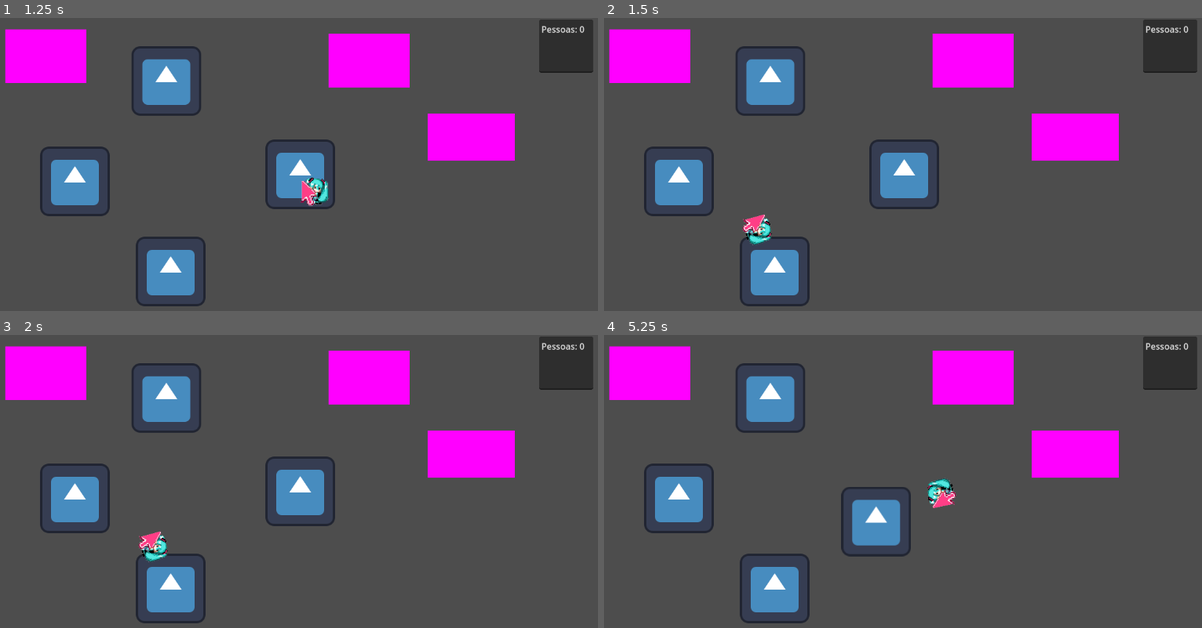
Above: before the commit, frames 1-4 (two rows, left to right).
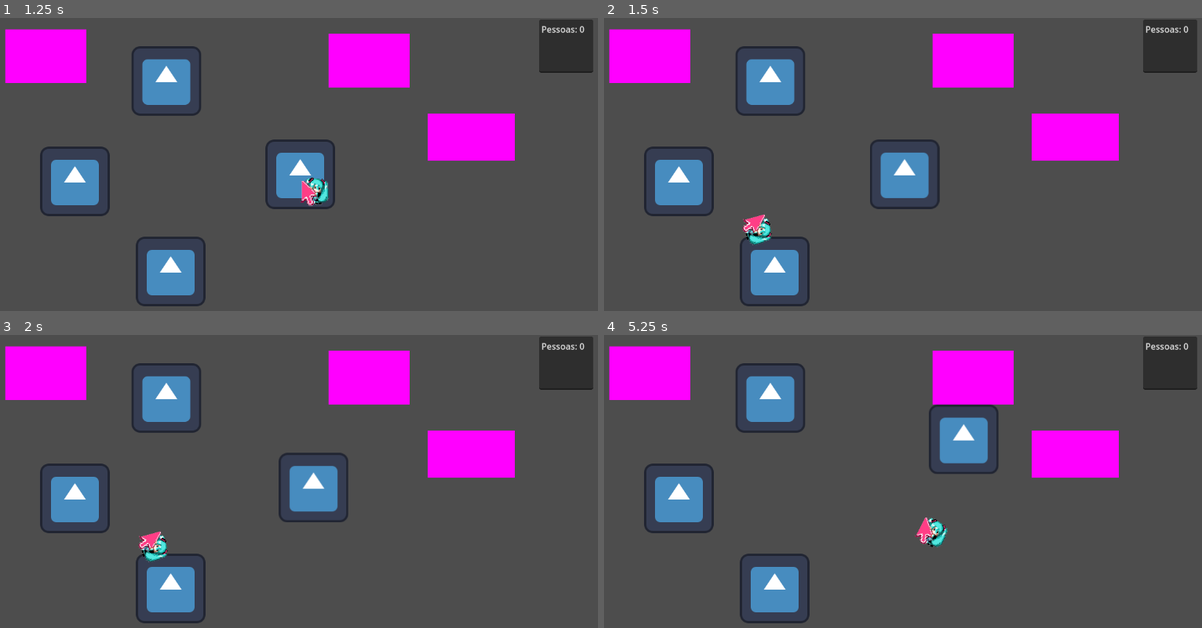
Above: after the commit, the same moments.

Repository: Pedro19082000/GlobalGameJam
Game: Godot game, scene res://cenas/fases/teste.tscn
Two runs of this game, one before a commit and one after it. Both use one fixed random seed, a clock stepped at 60 frames per second and the inputs below. The engine's default icon, where the game draws it, is replaced by a stand-in: a white triangle on a blue panel in a dark square.
Inputs (mouse positions are in pixels of both pictures, inside the frame that each line leads up to):
- Up to frame 1 (1.25 s): tap Enter at 0.5 s; move the mouse to (299, 173) at 0.52 s; right-click (299, 173) at 0.6 s; click (299, 173) at 0.67 s
- Up to frame 2 (1.5 s): tap R (reset) at 1.25 s; move the mouse to (771, 211) at 1.27 s; right-click (771, 211) at 1.35 s; click (771, 211) at 1.42 s
- Up to frame 3 (2 s): no input
- Up to frame 4 (5.25 s): move the mouse to (956, 434) at 2.02 s; right-click (956, 434) at 2.1 s; click (956, 434) at 2.17 s; move the mouse to (867, 581) at 2.77 s; right-click (867, 581) at 2.85 s; click (867, 581) at 2.92 s; move the mouse to (1082, 563) at 3.52 s; right-click (1082, 563) at 3.6 s; click (1082, 563) at 3.67 s; move the mouse to (705, 458) at 4.27 s; right-click (705, 458) at 4.35 s; click (705, 458) at 4.42 s; move the mouse to (926, 510) at 5.02 s; right-click (926, 510) at 5.1 s; click (926, 510) at 5.17 s

Frame 1 is identical in both runs. In frame 2, 0.1% of the frame differs, in the area x 44-57%, y 43-63%; in frame 3, 1.6%; in frame 4, 4.0%, in the area x 39-67%, y 23-76%.

Commit message:
Raio da area do player

Diff:
--- a/cenas/player/personagem_bolha.tscn
+++ b/cenas/player/personagem_bolha.tscn
@@ -10,7 +10,7 @@
 size = Vector2(127, 125)
 
 [sub_resource type="CircleShape2D" id="CircleShape2D_t6xj1"]
-radius = 155.013
+radius = 282.044
 
 [node name="bolha_personagem" type="RigidBody2D" groups=["player"]]
 physics_material_override = SubResource("PhysicsMaterial_qtrmi")
